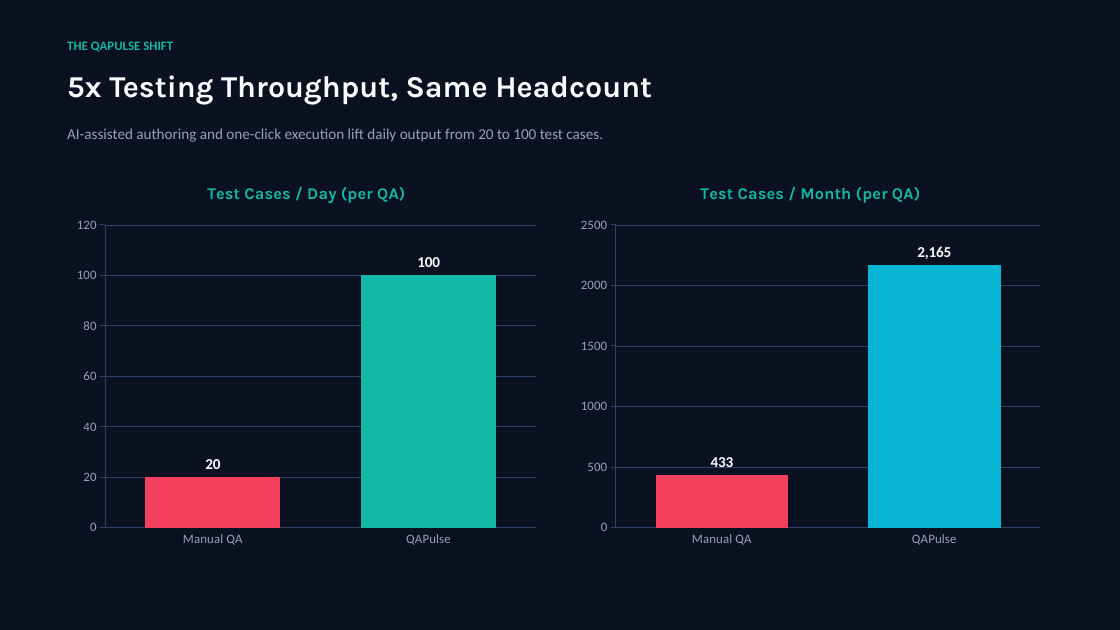
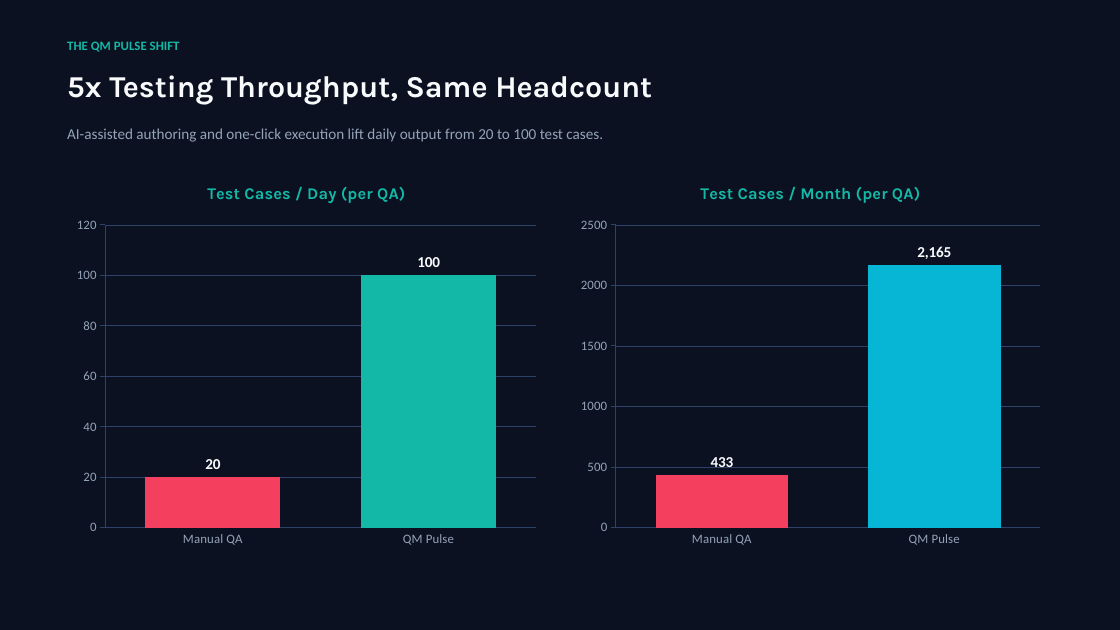
Before and after one commit to syamilsamat/QAPulse, a slide deck: slide 3 of QM_Pulse_ROI_Presentation.pptx. Drawn at 1120x630 pixels with LibreOffice and Linux fonts; fonts in the diff are those of the drawing. Boxes give left, top, right and bottom in pixels: in the first picture for what was removed or moved away, otherwise in the second. Text is boxed around its words. In the diff, an @@ line names an element or a change of style, - is before the commit and + after.

```diff
--- a/QM_Pulse_ROI_Presentation.pptx
+++ b/QM_Pulse_ROI_Presentation.pptx
@@ text at box(67, 41, 180, 52): text changed @@
-THE QAPULSE SHIFT
+THE QM PULSE SHIFT
@@ column chart at box(67, 168, 546, 555) @@
-categories: Manual QA, QAPulse
+categories: Manual QA, QM Pulse
@@ column chart at box(571, 168, 1050, 555) @@
-categories: Manual QA, QAPulse
+categories: Manual QA, QM Pulse
```
Also in this commit, not shown: 8 other slides changed, 7 other files.
